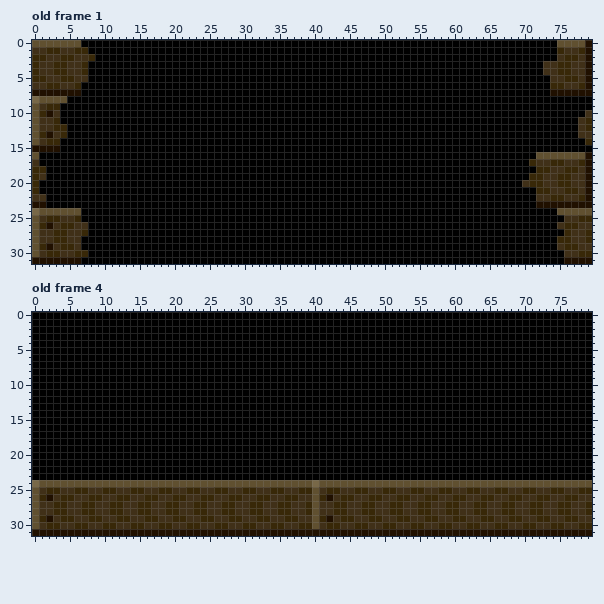
Two versions of one pixel-art file, Drawing/tile/GhostShipTileHole.aseprite. Above, as it was before the edit.
80x32 pixels, 4 frames. Colours within 5 levels of each other are drawn and written as one. Shown: old frame 1, old frame 4. The commit also changed other frames, which this record leaves out.
Now the later version:
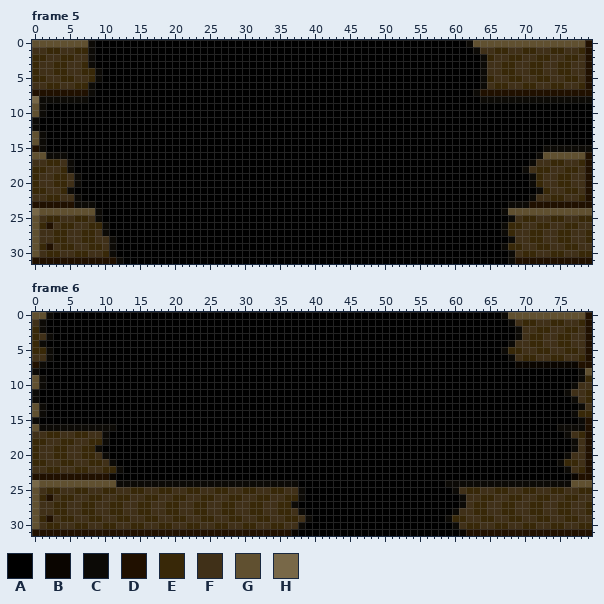
Palette (. is transparent): A #000000  B #0a0500  C #0c0a06  D #201000  E #382808  F #403018  G #605030  H #786848
A new or re-ordered frame is compared with the old frame closest to it.
Diff:
frames 4 -> 7
Frame 5 is new; against old frame 1, layer "Layer 2":
y 0: x 7..8 AA -> GC; x 62..74 AAAAAAAAAAAAA -> CGGGGGGGGGGGG
y 1: x 8 A -> C; x 63..74 AAAAAAAAAAAA -> CFFEEFFEEFFE
y 2: x 8 E -> C; x 64..74 AAAAAAAAAAA -> CEFFEEFFEEF
y 3: x 8 A -> C; x 64..72 AAAAAAAAA -> CFFEEFFEE
y 4: x 8..9 AA -> EC; x 64..72 AAAAAAAAA -> CFFEEFFEE
y 5: x 8..9 AA -> EC; x 64..73 AAAAAAAAAA -> CEFFEEFFEE
y 6: x 7..8 AA -> EC; x 64..73 AAAAAAAAAA -> CFEEFFEEFF
y 7: x 7..8 AA -> DC; x 63..73 AAAAAAAAAAA -> CDDDDDDDDDD
y 8: x 1..7 GGGGAAA -> CCCCCCC; x 64..79 AAAAAAAAAAAAAAAA -> CCCCCCCCCCCCCCCC
y 9: x 1..3 FEE -> CAA
y 10: x 1..3 EDF -> CAA; x 79 F -> A
y 11: x 0..3 GFFE -> CAAA; x 78..79 FE -> AA
y 12: x 0..4 GFFEE -> CAAAA; x 78..79 FE -> AA
y 13: x 1..4 EDFE -> CAAA; x 78..79 FF -> AA
y 14: x 1..3 FEE -> CAA; x 79 E -> A
y 15: x 1..3 DDD -> CAA; x 73..79 AAAAAAA -> CCCCCCC
y 16: x 1..4 AAAA -> GCCC; x 72 G -> C
y 17: x 1..5 AAAAA -> FEEFC; x 71 E -> C
y 18: x 2..5 AAAA -> FFEC; x 70..71 AA -> CF
y 19: x 2..6 AAAAA -> FEEFC; x 71 E -> C
y 20: x 1..6 AAAAAA -> FFEEFC; x 70..71 FE -> AC
y 21: x 1..5 AAAAA -> EFFEC; x 72 E -> C
y 22: x 2..6 AAAAA -> EEFFC; x 71 A -> C
y 23: x 2..8 AAAAAAA -> DDDDCCC; x 68..71 AAAA -> CCCD
y 24: x 7..9 AAA -> GGC; x 67..74 AAAAAAAA -> CGGGGGGG
y 25: x 7..9 AAA -> EFC; x 68..75 AAAAAAAA -> CFEEFFEE
y 26: x 8..10 AAA -> EEC; x 67..74 AAAAAAAA -> CEEFFEEF
y 27: x 8..10 AAA -> EFC; x 67..75 AAAAAAAAA -> CEFFEEFFE
y 28: x 7..11 AAAAA -> EEFFC; x 68..74 AAAAAAA -> CFFEEFF
y 29: x 7..11 AAAAA -> FEEFC; x 67..74 AAAAAAAA -> CEEFFEEF
y 30: x 8..11 AAAA -> FFEC; x 68..75 AAAAAAAA -> CFEEFFEE
y 31: x 7..12 AAAAAA -> DDDDDC; x 68..75 AAAAAAAA -> CDDDDDDD
Frame 6 is new; against old frame 4, layer "Layer 2":
y 0: x 0..2 AAA -> GGC; x 67..79 AAAAAAAAAAAAA -> CGGGGGGGGGGGD
y 1: x 0..1 AA -> FC; x 68..79 AAAAAAAAAAAA -> CFEEFFEEFFED
y 2: x 0..1 AA -> EC; x 69..79 AAAAAAAAAAA -> CFFEEFFEEFD
y 3: x 0..2 AAA -> EFC; x 69..79 AAAAAAAAAAA -> CFEEFFEEFFD
y 4: x 0..1 AA -> EC; x 68..79 AAAAAAAAAAAA -> CFFEEFFEEFFD
y 5: x 0..2 AAA -> EEC; x 67..79 AAAAAAAAAAAAA -> CEEFFEEFFEEFD
y 6: x 0..2 AAA -> FFC; x 68..79 AAAAAAAAAAAA -> CFEEFFEEFFED
y 7: x 0..1 AA -> DC; x 69..79 AAAAAAAAAAA -> BBBBBBBBBDD
y 8: x 0 A -> C; x 78..79 AA -> CG
y 9: x 0..1 AA -> GC; x 78..79 AA -> CE
y 10: x 0..1 AA -> GC; x 77..79 AAA -> CFF
y 11: x 0 A -> C; x 76..79 AAAA -> CFFE
y 12: x 0 A -> C; x 77..79 AAA -> CFE
y 13: x 0..1 AA -> GC; x 78..79 AA -> CF
y 14: x 0..1 AA -> GC; x 77..79 AAA -> CEE
y 15: x 0 A -> C; x 78..79 AA -> CD
y 16: x 0..11 AAAAAAAAAAAA -> GCCCCCCCCCCC; x 75..79 AAAAA -> CCCCD
y 17: x 0..10 AAAAAAAAAAA -> FFEEFFEEFFC; x 76..79 AAAA -> CFED
y 18: x 0..10 AAAAAAAAAAA -> EEFFEEFFEEC; x 77..79 AAA -> CFD
y 19: x 0..9 AAAAAAAAAA -> EFFEEFFEEC; x 77..79 AAA -> CFD
y 20: x 0..10 AAAAAAAAAAA -> EFFEEFFEEFC; x 76..79 AAAA -> CFFD
y 21: x 0..11 AAAAAAAAAAAA -> EEFFEEFFEEFC; x 75..79 AAAAA -> CEEFD
y 22: x 0..12 AAAAAAAAAAAAA -> FFEEFFEEFFEEC; x 76..79 AAAA -> CFED
y 23: x 0..11 AAAAAAAAAAAA -> DDDDDDDDDDDB; x 77..79 AAA -> BDD
y 24: x 12..76 GGGGGGGGGGGGGGGGGGGGGGGGGGGGHGGGGGGGGGGGGGGGGGGGGGGGGGGGGGGGGGGGG -> CCCCCCCCCCCCCCCCCCCCCCCCCCAAAAAAAAAAAAAAAAAAAAACCCCCCCCCCCCCCCCCC
y 25: x 38..60 EEGFEEFFEEFFEEFFEEFFEEF -> CAAAAAAAAAAAAAAAAAAAAAC
y 26: x 38..61 FFGEDFEEFFEEFFEEFFEEFFEE -> CAAAAAAAAAAAAAAAAAAAAAAC
y 27: x 37..61 FFEGFFEEFFEEFFEEFFEEFFEEF -> CAAAAAAAAAAAAAAAAAAAAAAAC
y 28: x 38..60 FEGFFEEFFEEFFEEFFEEFFEE -> CAAAAAAAAAAAAAAAAAAAAAC
y 29: x 39..59 FGEDFEEFFEEFFEEFFEEFF -> CAAAAAAAAAAAAAAAAAAAC
y 30: x 38..60 EEGFEEFFEEFFEEFFEEFFEEF -> CAAAAAAAAAAAAAAAAAAAAAC
y 31: x 37..61 DDDDDDDDDDDDDDDDDDDDDDDDD -> BAAAAAAAAAAAAAAAAAAAAAAAB
Boxes around the changes in both pictures, in picture pixels (x1, y1, x2, y2):
changed: (32, 40, 123, 264)
changed: (466, 40, 592, 264)
changed: (32, 312, 592, 536)
